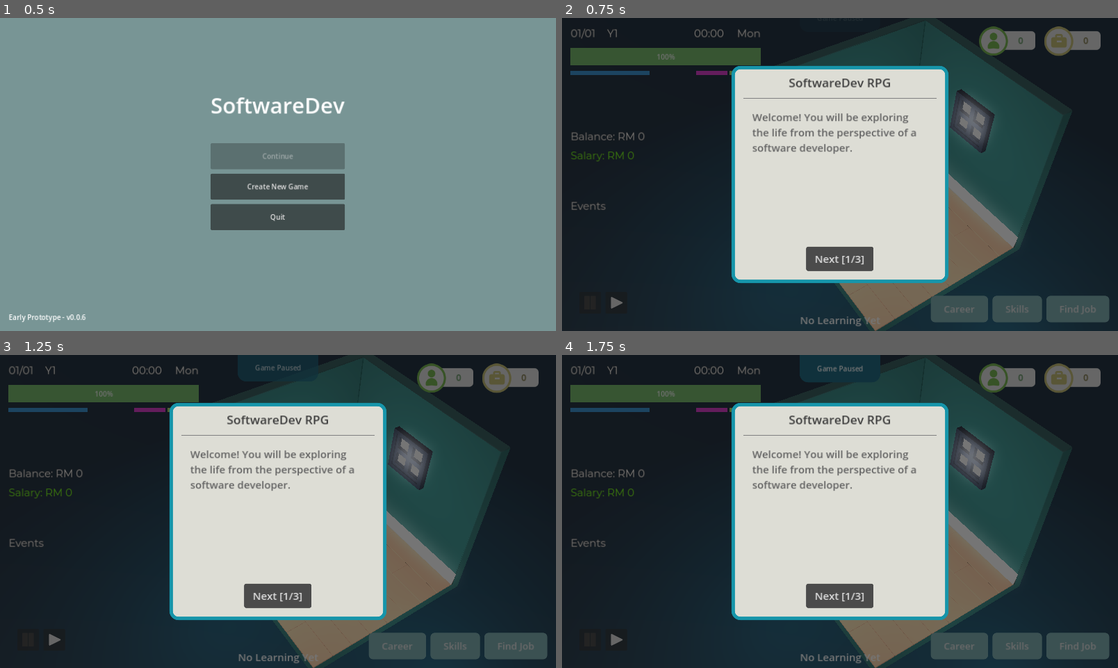
Above: before the commit, frames 1-4 (two rows, left to right).
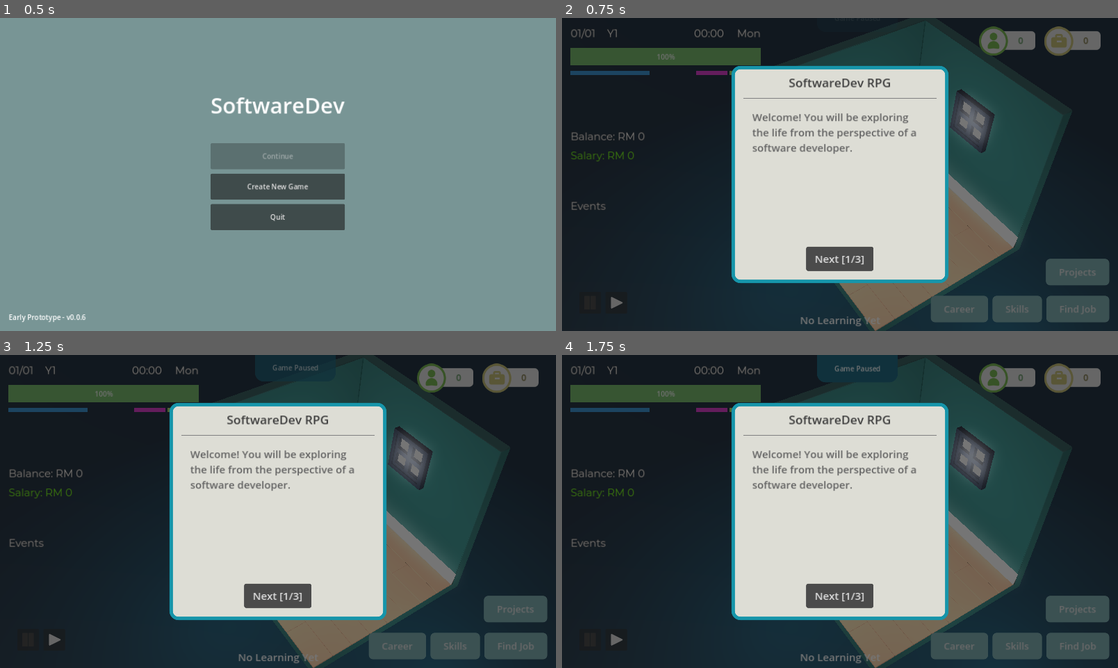
Above: after the commit, the same moments.

Repository: Xavier-IV/silver-ili
Game: Godot game, scene res://main.tscn
Same seed, same stepped clock (60 frames per second), same inputs: the game is played once before the commit and once after it.
Inputs:
- Up to frame 1 (0.5 s): no input
- Up to frame 2 (0.75 s): click "Create New Game" at 0.5 s
- Up to frame 3 (1.25 s): no input
- Up to frame 4 (1.75 s): click "Career" at 1.25 s

Frame 1 is identical in both runs. In frame 2, 1.0% of the frame differs, in the area x 87-99%, y 76-86%; in frame 3, 1.0%; in frame 4, 1.4%, in the area x 42-99%, y 0-86%.

Commit message:
feat: Node graph

Diff:
--- a/autoloaders/profile.gd
+++ b/autoloaders/profile.gd
@@ -14,12 +14,12 @@
 var learned_technologies = {
 	"web":
 	{
-		"current_level": 0,
+		"current_level": 1,
 		"current_time_spent": 0,
 	},
 	"database":
 	{
-		"current_level": 0,
+		"current_level": 1,
 		"current_time_spent": 0,
 	}
 }
--- /dev/null
+++ b/graph_theme.tres
@@ -0,0 +1,7 @@
+[gd_resource type="Theme" load_steps=2 format=3 uid="uid://b1kbh2im8oybb"]
+
+[sub_resource type="StyleBoxFlat" id="StyleBoxFlat_f1ge5"]
+
+[resource]
+Button/styles/normal = SubResource("StyleBoxFlat_f1ge5")
+Label/font_sizes/font_size = 16
--- /dev/null
+++ b/scenes/menus/graph_nodes/graph_edit.gd
@@ -0,0 +1,223 @@
+extends GraphEdit
+
+var GAP_X = 100
+var GAP_Y = 20
+
+var valid_nodes = {
+	"Basic Portfolio":
+	{
+		"Development": 0,
+	},
+	"Development":
+	{
+		"Web": 0,
+		"Database": 1,
+	}
+}
+
+var completed_nodes = {}
+
+var required_skills = ["web", "database"]
+
+var player_skill_levels = {}
+var required_skill_levels = {
+	"web": 1,
+	"database": 1,
+}
+
+var nodes = {
+	"Basic Portfolio":
+	{
+		"order": [0, 0],
+		"name": "Basic Portfolio",
+		"skills": null,
+		"skill_lvl_requirement": 0,
+		"child_nodes":
+		[
+			{
+				"name": "Development",
+				"enabled": false,
+				"connection": [true, 1, Color.LAWN_GREEN, false, 0, Color.GREEN]
+			}
+		]
+	},
+	"Development":
+	{
+		"order": [1, 0],
+		"name": "Development",
+		"skills": null,
+		"skill_lvl_requirement": 0,
+		"child_nodes":
+		[
+			{
+				"name": "[LV01] Web",
+				"enabled": true,
+				"connection": [true, 2, Color.ORANGE_RED, false, 1, Color.GREEN]
+			},
+			{
+				"name": "[LV01] Database",
+				"enabled": true,
+				"connection": [true, 3, Color.DEEP_SKY_BLUE, false, 2, Color.GREEN]
+			},
+			{
+				"name": "Output",
+				"enabled": false,
+				"connection": [false, 1, Color(51, 102, 71, 1), true, 1, Color.LAWN_GREEN]
+			}
+		]
+	},
+	"Web":
+	{
+		"order": [2, 0],
+		"name": "Web",
+		"skills": "web",
+		"skill_lvl_requirement": 1,
+		"child_nodes":
+		[
+			{
+				"name": "Level 1",
+				"enabled": true,
+				"connection": [false, 1, Color(51, 102, 71, 1), true, 2, Color.ORANGE_RED]
+			}
+		]
+	},
+	"Database":
+	{
+		"order": [2, 1],
+		"name": "Database",
+		"skills": "database",
+		"skill_lvl_requirement": 1,
+		"child_nodes":
+		[
+			{
+				"name": "Level 1",
+				"enabled": true,
+				"connection": [false, 1, Color.GREEN, true, 3, Color.DEEP_SKY_BLUE]
+			}
+		]
+	},
+}
+
+var all_nodes = []
+var output_achieved = false
+var node_paths = {}
+
+
+# Called when the node enters the scene tree for the first time.
+func _ready():
+	# add_valid_connection_type(1, 1)
+	connect("connection_request", _on_connection_request)
+	connect("disconnection_request", _on_disconnection_request)
+	var viewport = get_viewport()
+	%Button.disabled = true
+	var last_node = null
+	var last_order = [0, 0]
+
+	for need_skill in required_skills:
+		player_skill_levels[need_skill] = Profile.get_skill_level(need_skill)
+
+	for node in nodes.values():
+		var order = node.order
+		var player_skill = Profile.get_skill_level(node.skills)
+
+		var skill_ready = player_skill >= node.skill_lvl_requirement
+
+		if last_order[0] != order[0]:
+			last_order = [0, 0]
+		var graph_node = GraphNode.new()
+		graph_node.title = node.name
+
+		if node.skills != null:
+			if skill_ready:
+				graph_node.title += " (Learned)"
+			else:
+				graph_node.title += " (Not Yet Learned)"
+
+		graph_node.name = node.name
+		graph_node.custom_minimum_size = Vector2(300, 200)
+		graph_node.draggable = false
+
+		for child_i in range(node.child_nodes.size()):
+			var child = node.child_nodes[child_i]
+			var connection = child.connection
+			var label = Label.new()
+			label.text = child.name
+			(
+				graph_node
+				. set_slot(
+					child_i,
+					connection[0],
+					-1 if node.skills != null && !skill_ready else connection[1],
+					Color.GRAY if node.skills != null && !skill_ready else connection[2],
+					connection[3],
+					-1 if node.skills != null && !skill_ready else connection[4],
+					Color.GRAY if node.skills != null && !skill_ready else connection[5],
+				)
+			)
+			graph_node.add_child(label)
+
+		add_child(graph_node)
+		all_nodes.append({"name": node.name, "node": graph_node})
+		node_paths[graph_node.name] = graph_node.get_path()
+		if last_node:
+			if order[0] == last_order[0] && order[1] != last_order[1]:
+				graph_node.position_offset = Vector2(
+					last_node.position_offset.x,
+					last_node.position_offset.y + (last_node.get_rect().size.y + GAP_Y)
+				)
+			else:
+				graph_node.position_offset = Vector2(
+					last_node.position_offset.x - last_node.get_rect().size.x - GAP_X,
+					last_node.position_offset.y
+				)
+				last_node = graph_node
+		else:
+			graph_node.position_offset = Vector2(
+				viewport.position.x / 2 - graph_node.get_rect().size.x / 2,
+				viewport.position.y / 2 - graph_node.get_rect().size.y / 2
+			)
+			last_node = graph_node
+
+		last_order = order
+	# zoom = 1.3
+	get_invalids()
+
+
+func _on_connection_request(from_node, from_port, to_node, to_port):
+	# print("Connection request from " + from_node + " to " + to_node)
+	set_connection_activity(from_node, from_port, to_node, to_port, 1.0)
+	connect_node(from_node, from_port, to_node, to_port)
+	recalculate_validity()
+	get_invalids()
+
+
+func _on_disconnection_request(from_node, from_port, to_node, to_port):
+	print("Disconnection request from " + from_node + " to " + to_node)
+	disconnect_node(from_node, from_port, to_node, to_port)
+	recalculate_disconnect(from_node, to_node)
+	get_invalids()
+
+
+func _on_button_pressed():
+	pass
+
+
+func recalculate_disconnect(from_node_name, to_node_name):
+	pass
+
+
+func recalculate_validity():
+	completed_nodes = {}
+	for node in get_connection_list():
+		var from_node_name = str(node["from_node"])
+		var to_node_name = str(node["to_node"])
+
+		completed_nodes[node["to_node"]] = completed_nodes.get(to_node_name, {})
+		completed_nodes[node["to_node"]][from_node_name] = node["to_port"]
+
+
+func get_invalids():
+	print(completed_nodes)
+	print(valid_nodes)
+	%Label.text = "Valid" if completed_nodes == valid_nodes else "Invalid"
+	%Button.disabled = completed_nodes != valid_nodes
--- /dev/null
+++ b/scenes/menus/graph_nodes/graph_node.gd
@@ -0,0 +1,16 @@
+@tool
+extends GraphNode
+
+var is_editing = true
+
+
+# Called when the node enters the scene tree for the first time.
+func _ready():
+	set_slot(0, false, 1, Color.RED, true, 1, Color.PURPLE)
+	set_slot(1, false, 1, Color.RED, true, 1, Color.PURPLE)
+	is_editing = false
+
+
+# Called every frame. 'delta' is the elapsed time since the previous frame.
+func _process(delta):
+	pass
--- /dev/null
+++ b/scenes/menus/graph_nodes/graph_node_2.gd
@@ -0,0 +1,11 @@
+extends GraphNode
+
+
+# Called when the node enters the scene tree for the first time.
+func _ready():
+	set_slot(0, false, 1, Color.RED, true, 2, Color.RED)
+
+
+# Called every frame. 'delta' is the elapsed time since the previous frame.
+func _process(delta):
+	pass
--- /dev/null
+++ b/scenes/menus/graph_nodes/graph_node_portfolio.gd
@@ -0,0 +1,12 @@
+extends GraphNode
+
+
+# Called when the node enters the scene tree for the first time.
+func _ready():
+	set_slot(0, true, 1, Color.PURPLE, false, 1, Color.PURPLE)
+	set_slot(1, true, 2, Color.RED, false, 1, Color.PURPLE)
+
+
+# Called every frame. 'delta' is the elapsed time since the previous frame.
+func _process(delta):
+	pass
--- /dev/null
+++ b/scenes/menus/graph_nodes/skill_nodes.tscn
@@ -0,0 +1,55 @@
+[gd_scene load_steps=4 format=3 uid="uid://p4lccuyqiaah"]
+
+[ext_resource type="Theme" uid="uid://cbdqhutecvme1" path="res://popup_theme.tres" id="1_7vyvr"]
+[ext_resource type="Script" path="res://scenes/menus/graph_nodes/graph_edit.gd" id="1_n6fl1"]
+
+[sub_resource type="Theme" id="Theme_12emu"]
+Label/font_sizes/font_size = 24
+
+[node name="SkillNodes" type="Control"]
+layout_mode = 3
+anchors_preset = 15
+anchor_right = 1.0
+anchor_bottom = 1.0
+grow_horizontal = 2
+grow_vertical = 2
+
+[node name="VBoxContainer" type="VBoxContainer" parent="."]
+layout_mode = 1
+anchors_preset = 15
+anchor_right = 1.0
+anchor_bottom = 1.0
+grow_horizontal = 2
+grow_vertical = 2
+
+[node name="HBoxContainer" type="HBoxContainer" parent="VBoxContainer"]
+layout_mode = 2
+theme_override_constants/separation = 10
+
+[node name="Button" type="Button" parent="VBoxContainer/HBoxContainer"]
+unique_name_in_owner = true
+layout_mode = 2
+theme = ExtResource("1_7vyvr")
+theme_override_font_sizes/font_size = 25
+disabled = true
+text = "Start Project"
+
+[node name="Label" type="Label" parent="VBoxContainer/HBoxContainer"]
+unique_name_in_owner = true
+layout_mode = 2
+text = "Not Valid"
+
+[node name="GraphEdit" type="GraphEdit" parent="VBoxContainer"]
+unique_name_in_owner = true
+layout_mode = 2
+size_flags_vertical = 3
+theme = SubResource("Theme_12emu")
+right_disconnects = true
+zoom_min = 0.5
+zoom_max = 2.0
+show_zoom_label = true
+show_grid_buttons = false
+show_arrange_button = false
+script = ExtResource("1_n6fl1")
+
+[connection signal="pressed" from="VBoxContainer/HBoxContainer/Button" to="VBoxContainer/GraphEdit" method="_on_button_pressed"]
--- a/scenes/menus/menu.tscn
+++ b/scenes/menus/menu.tscn
@@ -13,6 +13,7 @@
 [ext_resource type="Theme" uid="uid://whmxv74el7e6" path="res://canvas_actions.tres" id="11_iqw4o"]
 [ext_resource type="Script" path="res://scenes/menus/career_button.gd" id="12_at85m"]
 [ext_resource type="Script" path="res://scenes/menus/skills_button.gd" id="13_b1u7a"]
+[ext_resource type="Script" path="res://scenes/menus/projecs_button.gd" id="13_rv3b0"]
 [ext_resource type="PackedScene" uid="uid://b0n3tpjf4sbp" path="res://scenes/menus/panels/section_panel.tscn" id="14_ac5pp"]
 [ext_resource type="Script" path="res://scenes/menus/stat_list.gd" id="16_6uk8p"]
 [ext_resource type="PackedScene" uid="uid://by8qa8g7sjbeu" path="res://scenes/menus/panels/career/career_details.tscn" id="16_xjug7"]
@@ -305,7 +306,8 @@
 visible = false
 layout_mode = 1
 offset_top = -44.24
-offset_bottom = -44.24
+offset_right = 81.0
+offset_bottom = 18.76
 metadata/_edit_group_ = true
 metadata/_edit_use_anchors_ = true
 
@@ -400,7 +402,34 @@
 [node name="GamePerks" parent="PrimeContainer/SideControl/VBoxContainer/MarginContainer2" instance=ExtResource("26_ragi3")]
 layout_mode = 2
 
-[node name="MarginContainer" type="MarginContainer" parent="PrimeContainer/SideControl/VBoxContainer"]
+[node name="VBoxContainer" type="VBoxContainer" parent="PrimeContainer/SideControl/VBoxContainer"]
+layout_mode = 2
+size_flags_vertical = 10
+
+[node name="MarginContainer" type="MarginContainer" parent="PrimeContainer/SideControl/VBoxContainer/VBoxContainer"]
+layout_mode = 2
+size_flags_horizontal = 8
+size_flags_vertical = 10
+theme_override_constants/margin_left = 20
+theme_override_constants/margin_top = 20
+theme_override_constants/margin_right = 20
+
+[node name="ActionGroups" type="HBoxContainer" parent="PrimeContainer/SideControl/VBoxContainer/VBoxContainer/MarginContainer"]
+layout_direction = 1
+layout_mode = 2
+size_flags_horizontal = 8
+size_flags_vertical = 10
+theme = ExtResource("11_iqw4o")
+theme_override_constants/separation = 10
+alignment = 1
+
+[node name="ProjectsButton" type="Button" parent="PrimeContainer/SideControl/VBoxContainer/VBoxContainer/MarginContainer/ActionGroups"]
+layout_mode = 2
+theme_type_variation = &"FlatButton"
+text = "Projects"
+script = ExtResource("13_rv3b0")
+
+[node name="MarginContainer3" type="MarginContainer" parent="PrimeContainer/SideControl/VBoxContainer/VBoxContainer"]
 layout_mode = 2
 size_flags_horizontal = 8
 size_flags_vertical = 10
@@ -409,7 +438,7 @@
 theme_override_constants/margin_right = 20
 theme_override_constants/margin_bottom = 20
 
-[node name="ActionGroups" type="HBoxContainer" parent="PrimeContainer/SideControl/VBoxContainer/MarginContainer"]
+[node name="ActionGroups" type="HBoxContainer" parent="PrimeContainer/SideControl/VBoxContainer/VBoxContainer/MarginContainer3"]
 layout_direction = 1
 layout_mode = 2
 size_flags_horizontal = 8
@@ -418,18 +447,18 @@
 theme_override_constants/separation = 10
 alignment = 1
 
-[node name="CareerButton" type="Button" parent="PrimeContainer/SideControl/VBoxContainer/MarginContainer/ActionGroups"]
+[node name="CareerButton" type="Button" parent="PrimeContainer/SideControl/VBoxContainer/VBoxContainer/MarginContainer3/ActionGroups"]
 layout_mode = 2
 text = "Career"
 script = ExtResource("12_at85m")
 
-[node name="SkillsButton" type="Button" parent="PrimeContainer/SideControl/VBoxContainer/MarginContainer/ActionGroups"]
+[node name="SkillsButton" type="Button" parent="PrimeContainer/SideControl/VBoxContainer/VBoxContainer/MarginContainer3/ActionGroups"]
 layout_mode = 2
 text = "Skills
 "
 script = ExtResource("13_b1u7a")
 
-[node name="FindJobButton" type="Button" parent="PrimeContainer/SideControl/VBoxContainer/MarginContainer/ActionGroups"]
+[node name="FindJobButton" type="Button" parent="PrimeContainer/SideControl/VBoxContainer/VBoxContainer/MarginContainer3/ActionGroups"]
 layout_mode = 2
 theme_type_variation = &"FlatButton"
 text = "Find Job"
@@ -462,6 +491,12 @@
 layout_mode = 2
 section_name = "Find Job"
 content = ExtResource("19_u2wei")
+
+[node name="ProjectPanel" parent="PrimeContainer/SideControl/MarginContainer" instance=ExtResource("14_ac5pp")]
+unique_name_in_owner = true
+visible = false
+layout_mode = 2
+section_name = "Project Management"
 
 [node name="GlobalLearningPanel" type="PanelContainer" parent="."]
 layout_mode = 1
@@ -507,6 +542,7 @@
 text = "No Learning Yet"
 script = ExtResource("20_wn0gw")
 
-[connection signal="pressed" from="PrimeContainer/SideControl/VBoxContainer/MarginContainer/ActionGroups/CareerButton" to="PrimeContainer/SideControl/VBoxContainer/MarginContainer/ActionGroups/CareerButton" method="_on_pressed"]
-[connection signal="pressed" from="PrimeContainer/SideControl/VBoxContainer/MarginContainer/ActionGroups/SkillsButton" to="PrimeContainer/SideControl/VBoxContainer/MarginContainer/ActionGroups/SkillsButton" method="_on_pressed"]
-[connection signal="pressed" from="PrimeContainer/SideControl/VBoxContainer/MarginContainer/ActionGroups/FindJobButton" to="PrimeContainer/SideControl/VBoxContainer/MarginContainer/ActionGroups/FindJobButton" method="_on_pressed"]
+[connection signal="pressed" from="PrimeContainer/SideControl/VBoxContainer/VBoxContainer/MarginContainer/ActionGroups/ProjectsButton" to="PrimeContainer/SideControl/VBoxContainer/VBoxContainer/MarginContainer/ActionGroups/ProjectsButton" method="_on_pressed"]
+[connection signal="pressed" from="PrimeContainer/SideControl/VBoxContainer/VBoxContainer/MarginContainer3/ActionGroups/CareerButton" to="PrimeContainer/SideControl/VBoxContainer/VBoxContainer/MarginContainer3/ActionGroups/CareerButton" method="_on_pressed"]
+[connection signal="pressed" from="PrimeContainer/SideControl/VBoxContainer/VBoxContainer/MarginContainer3/ActionGroups/SkillsButton" to="PrimeContainer/SideControl/VBoxContainer/VBoxContainer/MarginContainer3/ActionGroups/SkillsButton" method="_on_pressed"]
+[connection signal="pressed" from="PrimeContainer/SideControl/VBoxContainer/VBoxContainer/MarginContainer3/ActionGroups/FindJobButton" to="PrimeContainer/SideControl/VBoxContainer/VBoxContainer/MarginContainer3/ActionGroups/FindJobButton" method="_on_pressed"]
--- /dev/null
+++ b/scenes/menus/projecs_button.gd
@@ -0,0 +1,5 @@
+extends Button
+
+
+func _on_pressed():
+	%ProjectPanel.visible = true
Not shown: 1 places in scenes/menus/menu.tscn that only renumber resources
